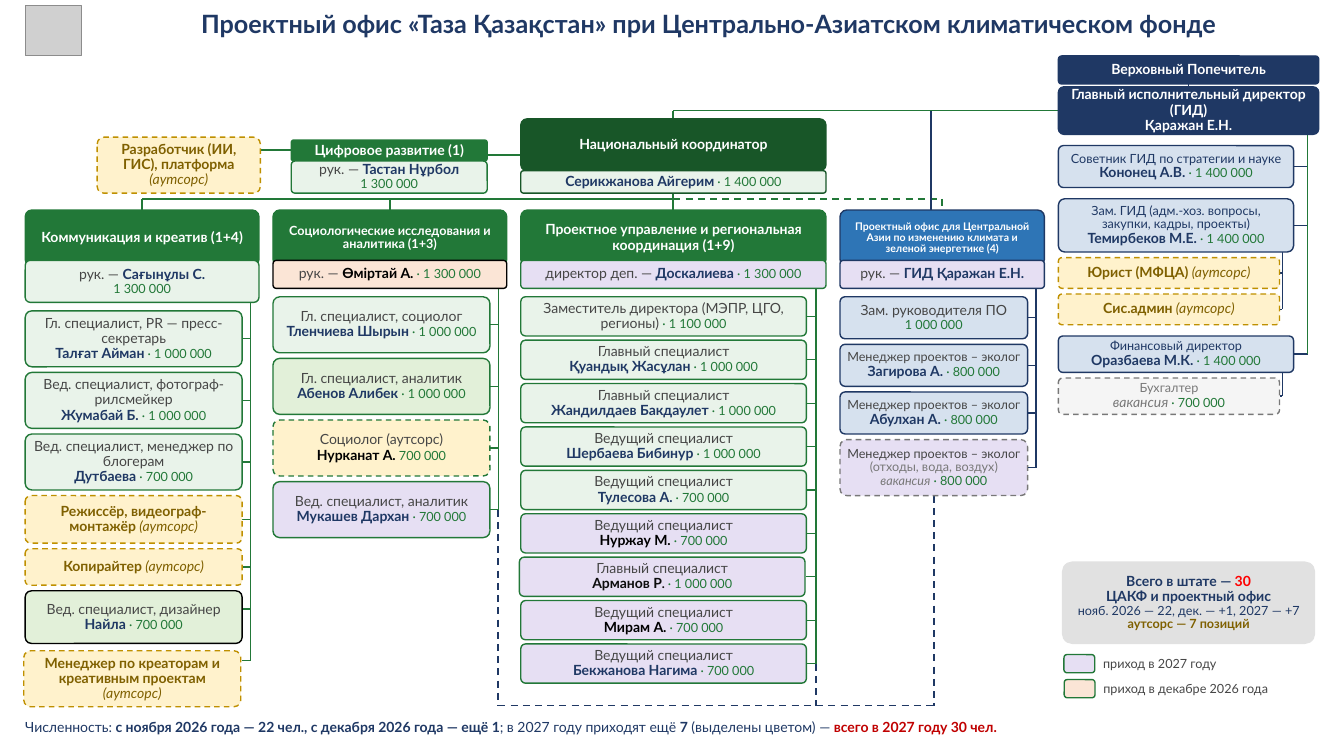
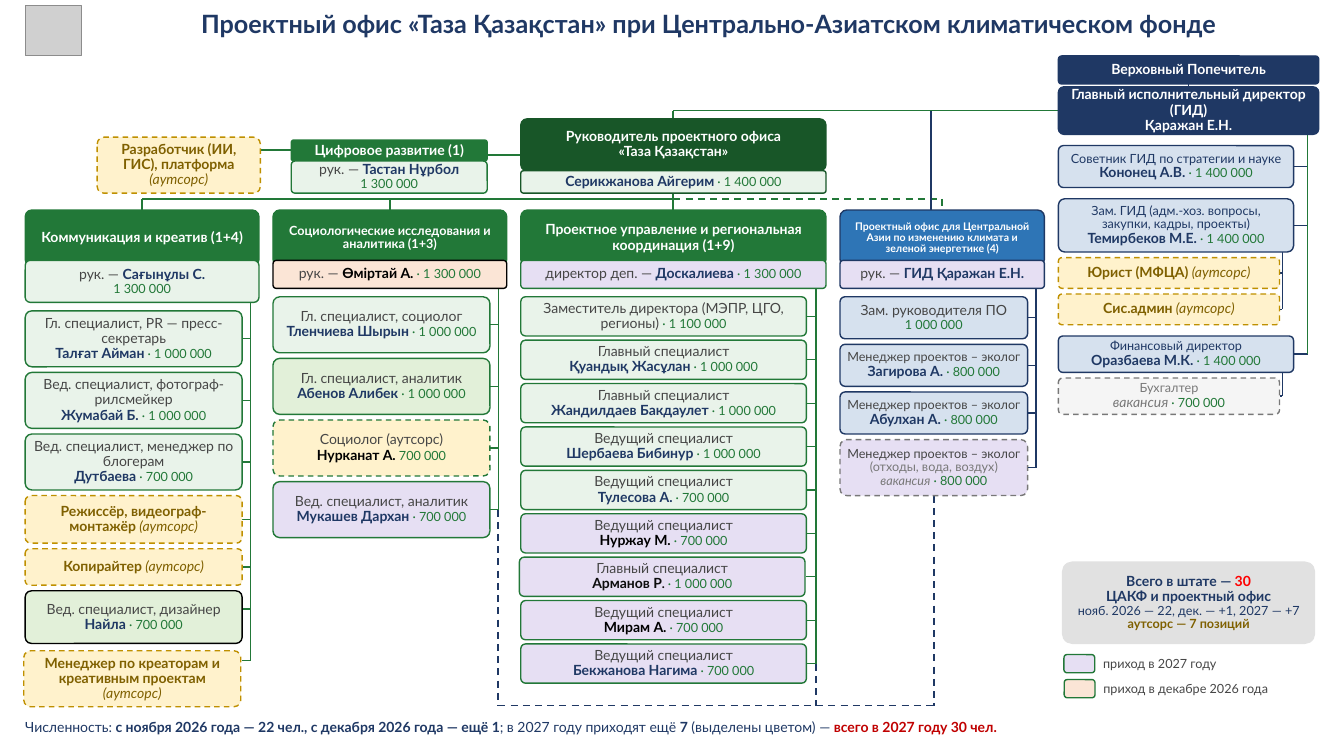
Before and after one commit to murat01042014/obsidian-vault, a slide deck: slide 1 of TAZA/_документы/Структура ЦАКФ и проектного офиса ТК – от Айгерим 20.10.pptx. Drawn at 1344x756 pixels with LibreOffice and Linux fonts; fonts in the diff are those of the drawing; grey boxes stand for pictures. Boxes give left, top, right and bottom in pixels: in the first picture for what was removed or moved away, otherwise in the second. Text is boxed around its words. In the diff, an @@ line names an element or a change of style, - is before the commit and + after.

```diff
--- a/TAZA/_документы/Структура ЦАКФ и проектного офиса ТК – от Айгерим 20.10.pptx
+++ b/TAZA/_документы/Структура ЦАКФ и проектного офиса ТК – от Айгерим 20.10.pptx
@@ text in rounded rectangle at <box>566,131,781,159</box>: text changed @@
-Национальный координатор
+Руководитель проектного офиса
+«Таза Қазақстан»
```
Also in this commit, not shown: 6 other files.
